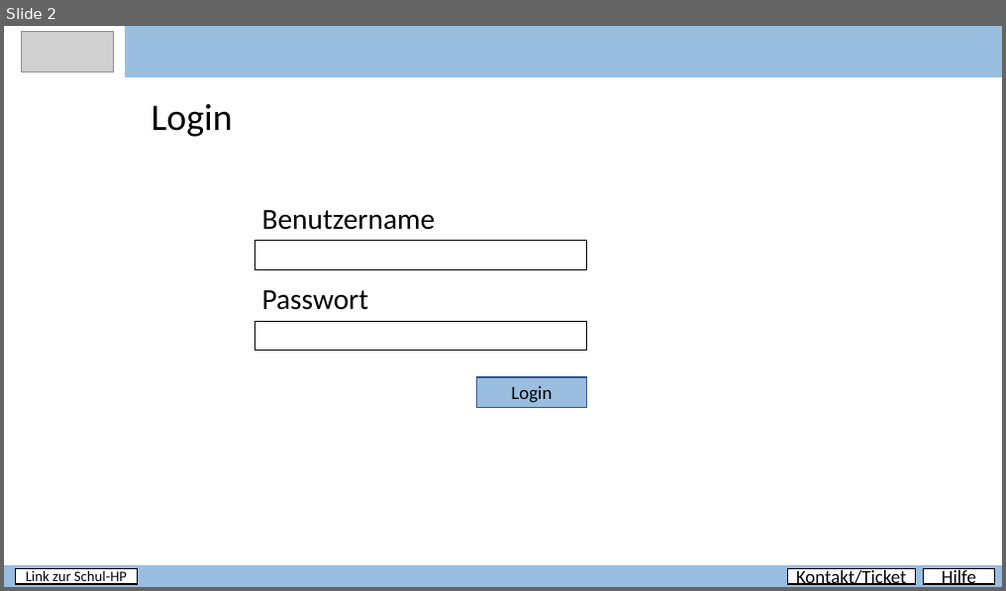
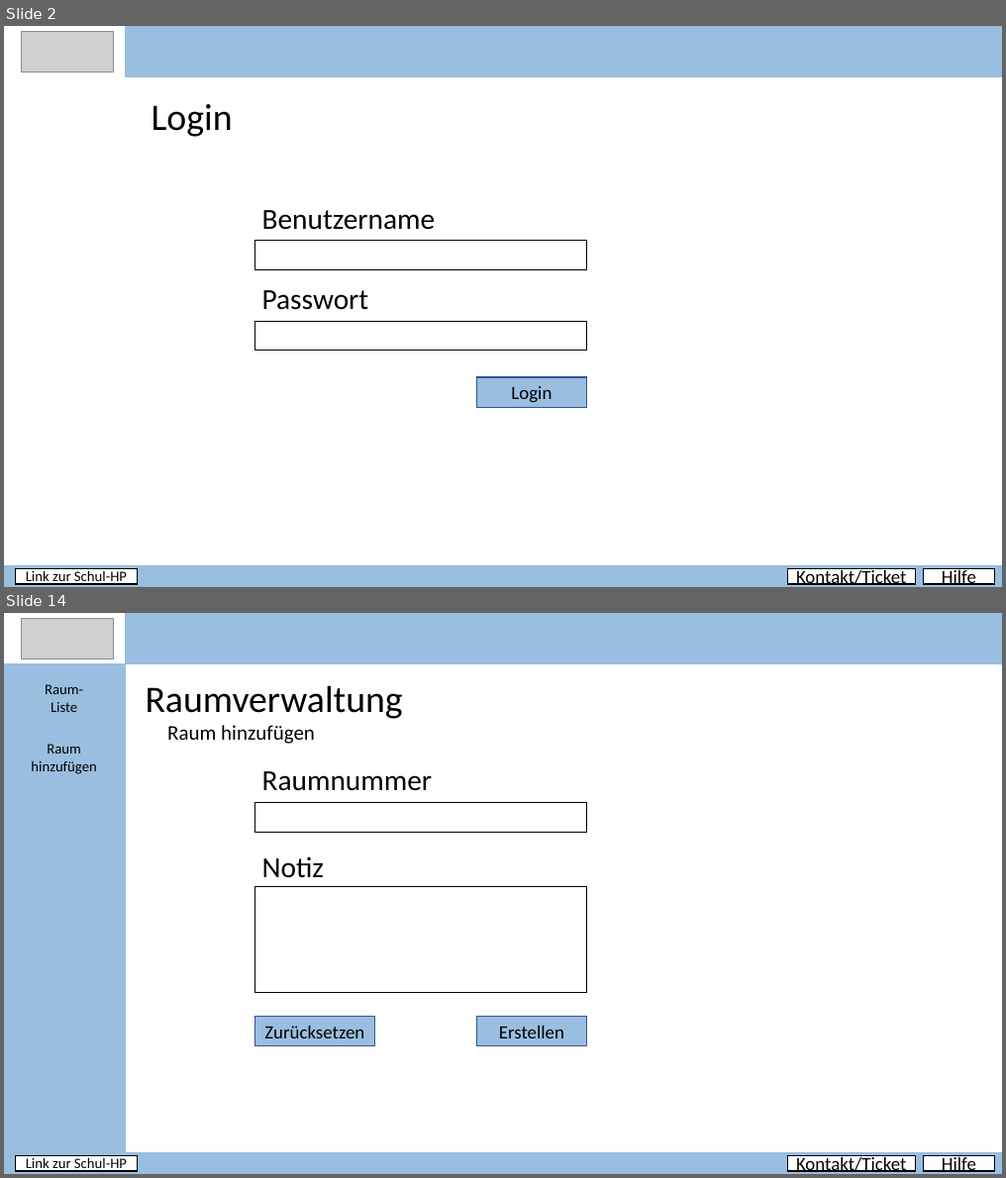
Before and after one commit to PapAnte/g2schoolproject, a slide deck: Layout.pptx. Shown one above the other, each under a label of ours: slide 2 before the commit, slides 2 and 14 after it; the slides between them are not shown. The pictures are 1006x591 and 1006x1178 pixels, drawn with LibreOffice and Linux fonts; fonts in the diff are those of the drawing; grey boxes stand for pictures. Boxes give left, top, right and bottom in pixels: in the first picture for what was removed or moved away, otherwise in the second. Text is boxed around its words. In the diff, an @@ line names an element or a change of style, - is before the commit and + after.

```diff
--- a/Layout.pptx
+++ b/Layout.pptx
@@ slide 14 added at (4,613,1002,1174), background #FFFFFF @@
@@ picture added at (21,618,114,659) @@
@@ rectangle added at (126,613,1002,663), fill #9ABEDF, outline #9ABEDF 1 pt @@
@@ rectangle added at (4,663,126,1153), fill #9ABEDF, outline #9ABEDF 1 pt @@
@@ text added at (45,684,83,712), 14 pt, text #000000 @@
+Raum-
+Liste
@@ text added at (146,685,403,719), 36 pt, text #000000 @@
+Raumverwaltung
@@ text added at (167,725,315,744), 20 pt, text #000000 @@
+Raum hinzufügen
@@ text added at (31,744,96,774), 14 pt, text #000000 @@
+Raum hinzufügen
@@ text added at (262,771,432,791), 28 pt, text #000000 @@
+Raumnummer
@@ rectangle added at (254,802,586,832), fill #FFFFFF, outline #000000 1 pt @@
@@ text added at (262,857,324,878), 28 pt, text #000000 @@
+Notiz
@@ rectangle added at (254,886,586,992), fill #FFFFFF, outline #000000 1 pt @@
@@ rectangle added at (254,1017,375,1048), fill #9ABEDF, outline #325491 1 pt, 18 pt, text #000000 @@
+Zurücksetzen
@@ rectangle added at (477,1017,586,1048), fill #9ABEDF, outline #325491 1 pt, 18 pt, text #000000 @@
+Erstellen
@@ rectangle added at (4,1153,1002,1174), fill #9ABEDF, outline #9ABEDF 1 pt @@
@@ rectangle added at (15,1156,138,1171), fill #FFFFFF, outline #000000 1 pt, 14 pt, text #000000 @@
+Link zur Schul-HP
@@ rectangle added at (788,1156,916,1171), fill #FFFFFF, outline #000000 1 pt, 18 pt, text #000000 @@
+Kontakt/Ticket
@@ rectangle added at (924,1156,994,1171), fill #FFFFFF, outline #000000 1 pt, 18 pt, text #000000 @@
+Hilfe
```
Also in this commit, not shown: 7 slides changed, 8 other slides added, 1 slide removed.
